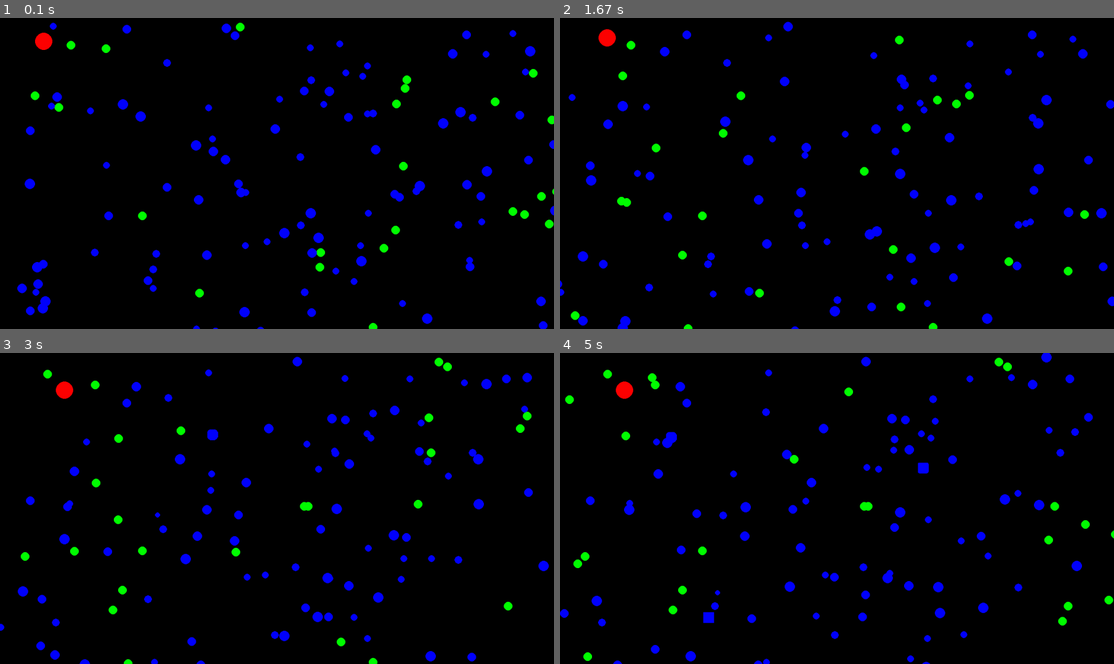
Above: before the commit, frames 1-4 (two rows, left to right).
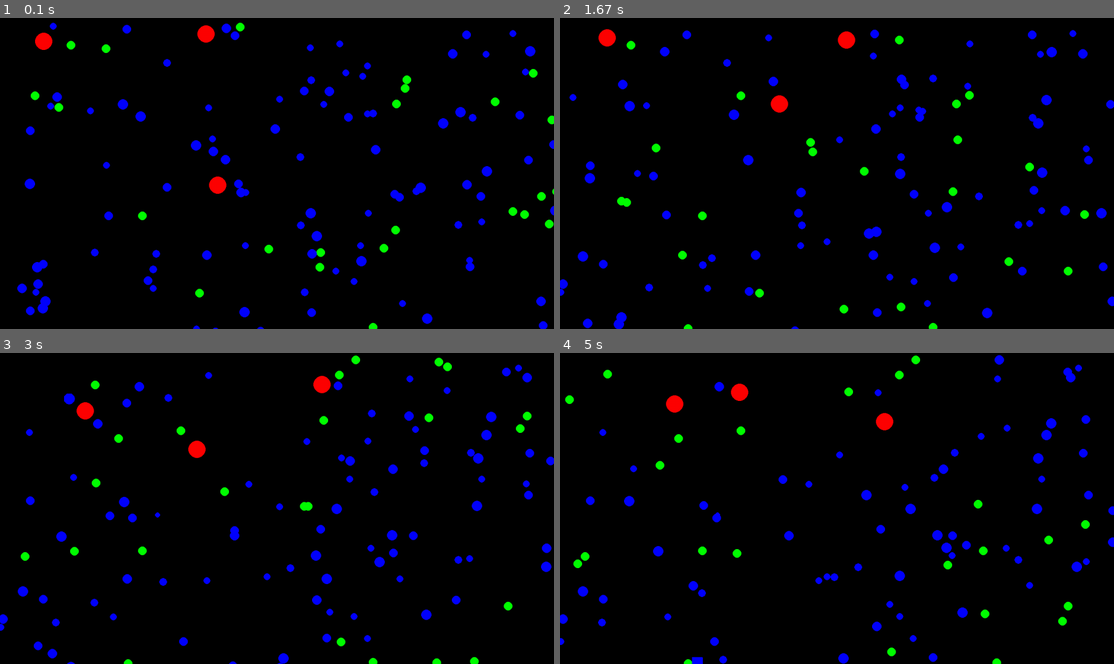
Above: after the commit, the same moments.

Repository: Two119/Dynasty
Game: pygame game, started from main.py
Same seed, same stepped clock (60 frames per second), same inputs: the game is played once before the commit and once after it.
Inputs:
- Up to frame 1 (0.1 s): no input
- Up to frame 2 (1.67 s): no input
- Up to frame 3 (3 s): no input
- Up to frame 4 (5 s): no input

The runs differ from the first frame. In frame 1, 0.6% of the frame differs, in the area x 8-77%, y 2-78%; in frame 2, 3.0%; in frame 3, 5.1%; in frame 4, 6.5%, in the area x 0-100%, y 0-100%.

Commit message:
Improved being death and food eating methods

Diff:
--- a/assets/scripts/beings.py
+++ b/assets/scripts/beings.py
@@ -19,7 +19,7 @@
         self.en -= (0.0015/6)
 
         if self.en <= 0:
-            ecosys.beings.remove(self)
+            ecosys.beings = [b for b in ecosys.beings if b != self]
             #print("ded")
             del self
             return
--- a/assets/scripts/ecology.py
+++ b/assets/scripts/ecology.py
@@ -8,7 +8,7 @@
         self.enemies = []
         for i in range(100):
             self.beings.append(Being([random.randint(0, 1280), random.randint(0, 720)], [random.randint(5, 10), 2, random.randint(75, 125), [0, 0, 255]]))
-        for i in range(1):
+        for i in range(3):
             self.enemies.append(Hunter([random.randint(0, 1280), random.randint(0, 720)]))
     def update(self):
         self.foodmanager.update(self)
--- a/assets/scripts/foodmanager.py
+++ b/assets/scripts/foodmanager.py
@@ -21,7 +21,7 @@
                         pass
                     else:
                         if meal in self.food:
-                            self.food.remove(meal)
+                            self.food = [m for m in self.food if m != meal]
                             self.food.append([[random.randint(0, 1280), random.randint(0, 720)], random.randint(5, 10)])
                         being.en+=1
                 if round(being.en) >= 3 and not being.parent:
@@ -38,6 +38,6 @@
                             pass
                         else:
                             if meal in self.food:
-                                self.food.remove(meal)
+                                self.food = [m for m in self.food if m != meal]
                                 self.food.append([[random.randint(0, 1280), random.randint(0, 720)], random.randint(5, 10)])
                             being.en+=1
--- a/assets/scripts/hunter.py
+++ b/assets/scripts/hunter.py
@@ -5,7 +5,7 @@
         self.color = (255, 0, 0)
         self.radius = 20
         self.dest = None
-        self.speed = round(9/6)
+        self.speed = round(10/6)
     def update(self, ecosys):
         if not hasattr(self, "circ_surf"):
             self.circ_surf = pygame.Surface((50, 50))
